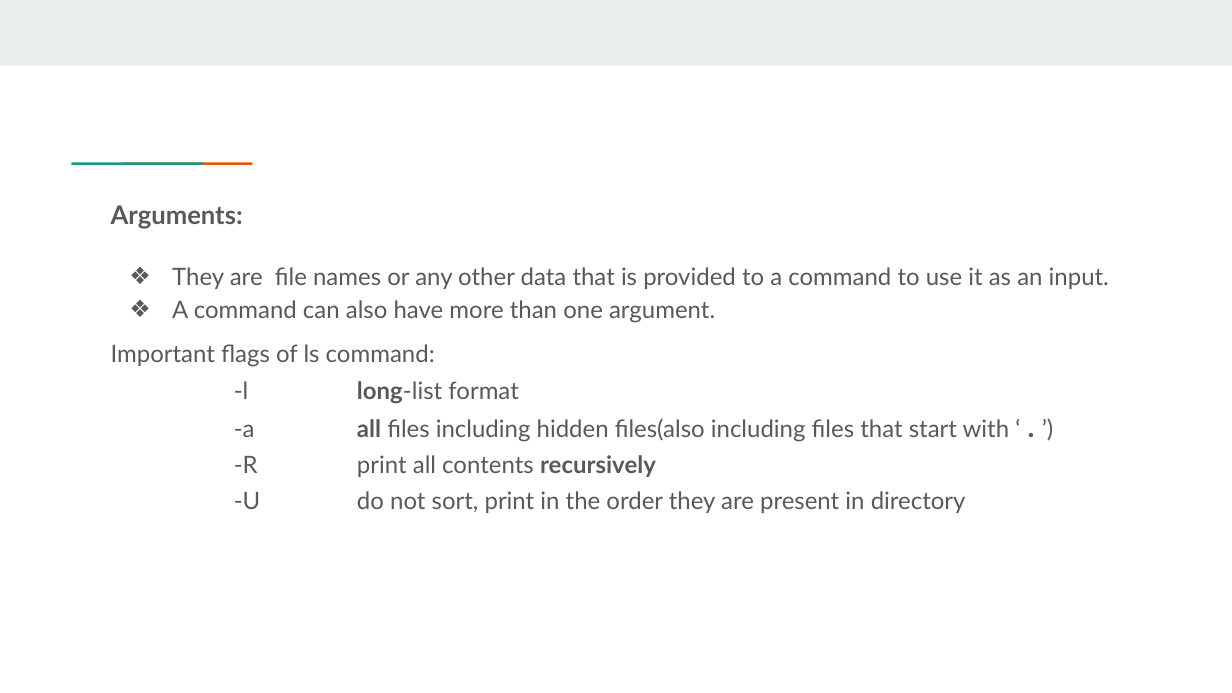
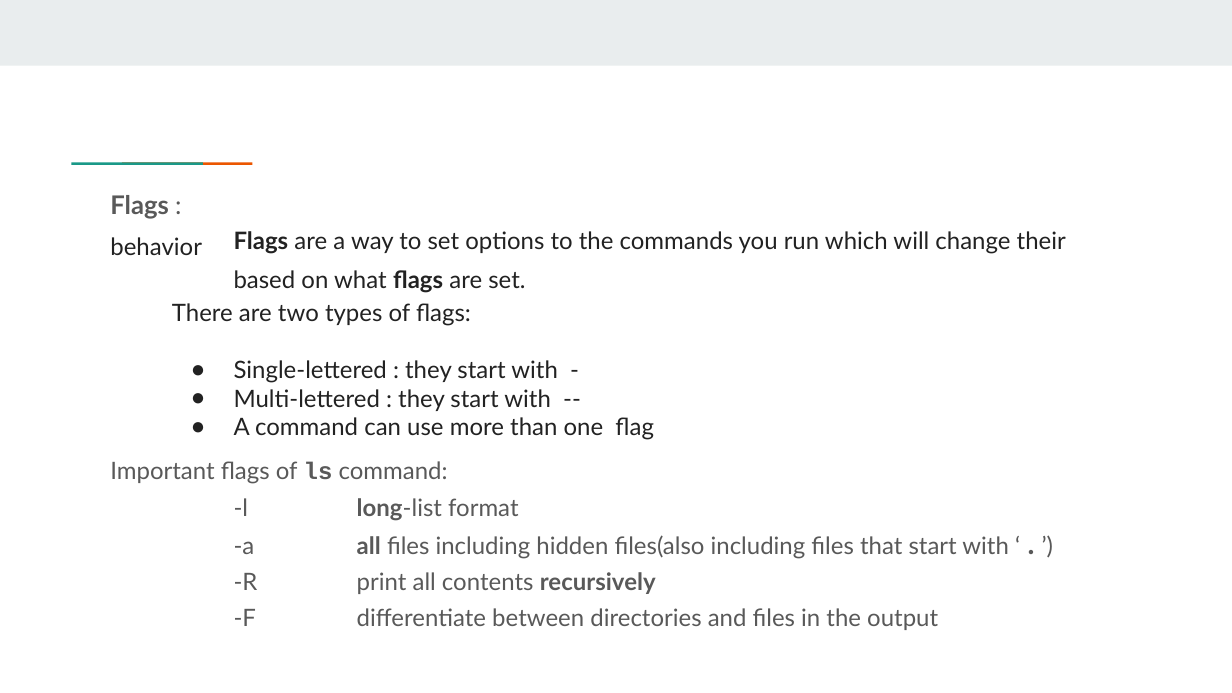
Before and after one commit to kareka-gb/LinuxYT, a slide deck: slide 7 of ls _command.pptx. Drawn at 1232x693 pixels with LibreOffice and Linux fonts; fonts in the diff are those of the drawing. Boxes give left, top, right and bottom in pixels: in the first picture for what was removed or moved away, otherwise in the second. Text is boxed around its words. In the diff, an @@ line names an element or a change of style, - is before the commit and + after.

Commit message:
Edited ls_command

```diff
--- a/ls _command.pptx
+++ b/ls _command.pptx
@@ text "Flags :": place and size @@
-text "Flags :" at (111,205,1109,513)
+text "Flags :" at (110,195,1066,630)
@@ text at (110,195,1066,440): text changed; text colour #595959 to #222222 @@
-Arguments:
-❖ They are file names or any other data that is provided to a command to use it as an input.
-❖ A command can also have more than one argument.
+Flags :
+Flags are a way to set options to the commands you run which will change their behavior
+based on what flags are set.
+There are two types of flags:
+● Single-lettered : they start with -
+● Multi-lettered : they start with --
+● A command can use more than one flag
@@ text at (110,461,448,484): font Lato to Courier New, bold on in "ls" @@
@@ text at (234,608,938,630): text changed @@
--U do not sort, print in the order they are present in directory
+-F differentiate between directories and files in the output
```
Also in this commit, not shown: 2 other slides changed.
